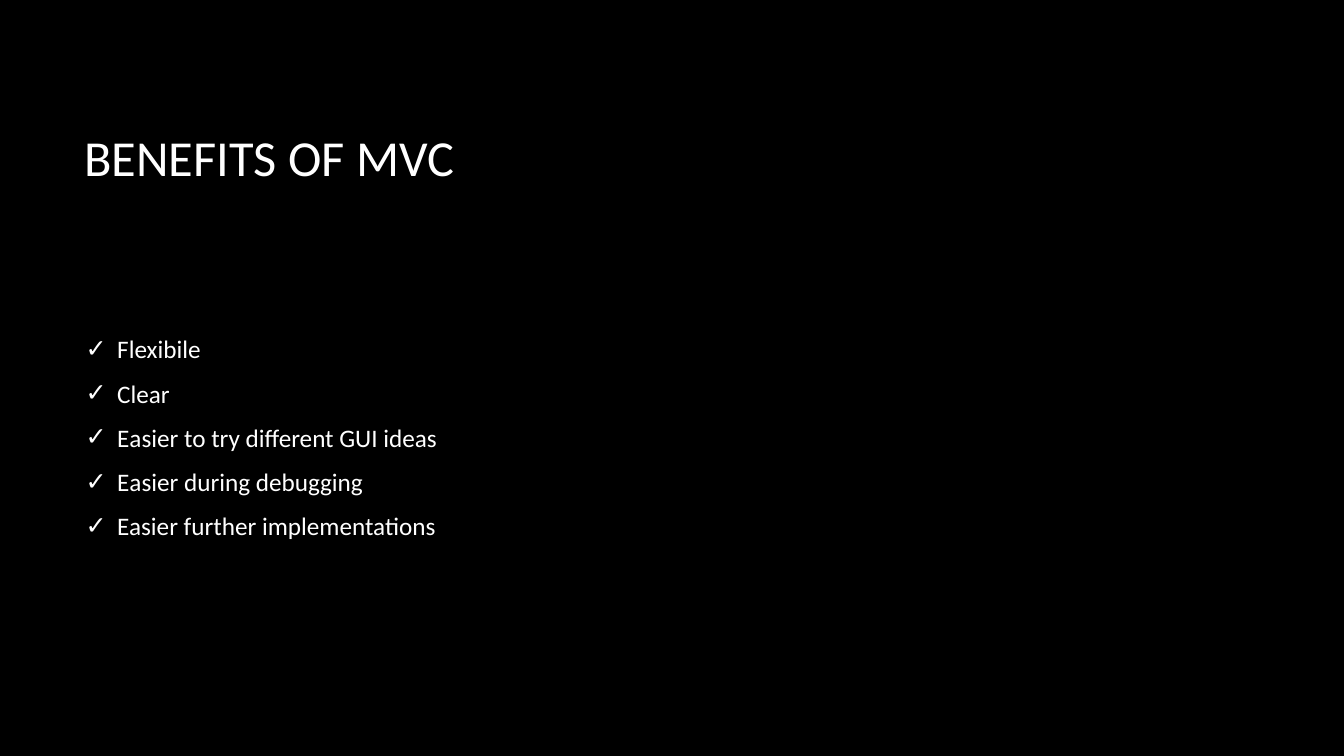
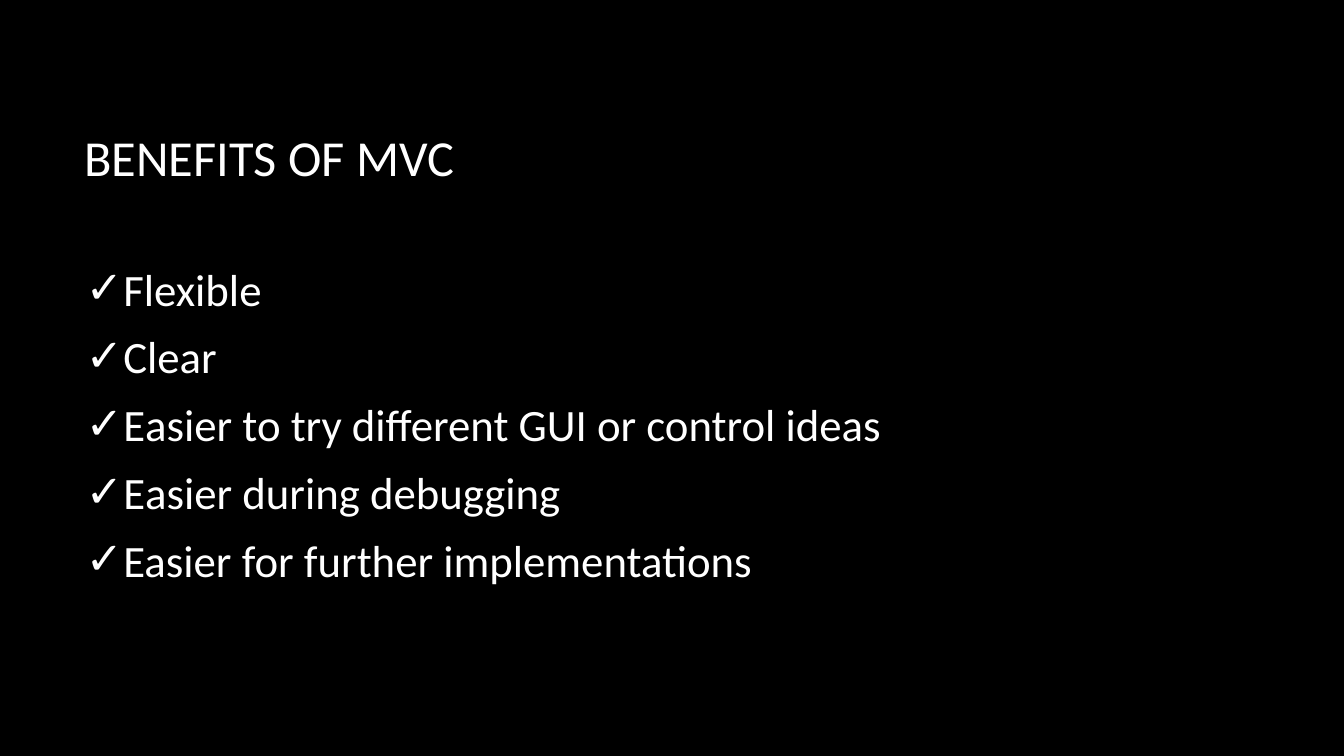
Before and after one commit to PythEch/rocketgame, a slide deck: slide 3 of Documents/DetailedDesign Presentation.pptx. Drawn at 1344x756 pixels with LibreOffice and Linux fonts; fonts in the diff are those of the drawing; background and template pictures are left out. Boxes give left, top, right and bottom in pixels: in the first picture for what was removed or moved away, otherwise in the second. Text is boxed around its words. In the diff, an @@ line names an element or a change of style, - is before the commit and + after.

```diff
--- a/Documents/DetailedDesign Presentation.pptx
+++ b/Documents/DetailedDesign Presentation.pptx
@@ text "Flexible": place and size @@
-text "Flexible" at <box>117,340,436,539</box>
+text "Flexible" at <box>123,275,881,585</box>
@@ text at <box>123,275,261,307</box>: text changed; size 18 to 32 pt @@
-✓ Flexibile
+✓ Flexible
@@ text at <box>123,342,560,517</box>: size 18 to 32 pt in "Clear", "Easier during debugging" @@
@@ text at <box>123,410,881,449</box>: text changed; size 18 to 32 pt @@
-✓ Easier to try different GUI ideas
+✓ Easier to try different GUI or control ideas
@@ text at <box>123,546,751,585</box>: text changed; size 18 to 32 pt @@
-✓ Easier further implementations
+✓ Easier for further implementations
```
Also in this commit, not shown: 6 other slides changed, 2 slides added, 1 slide removed.
